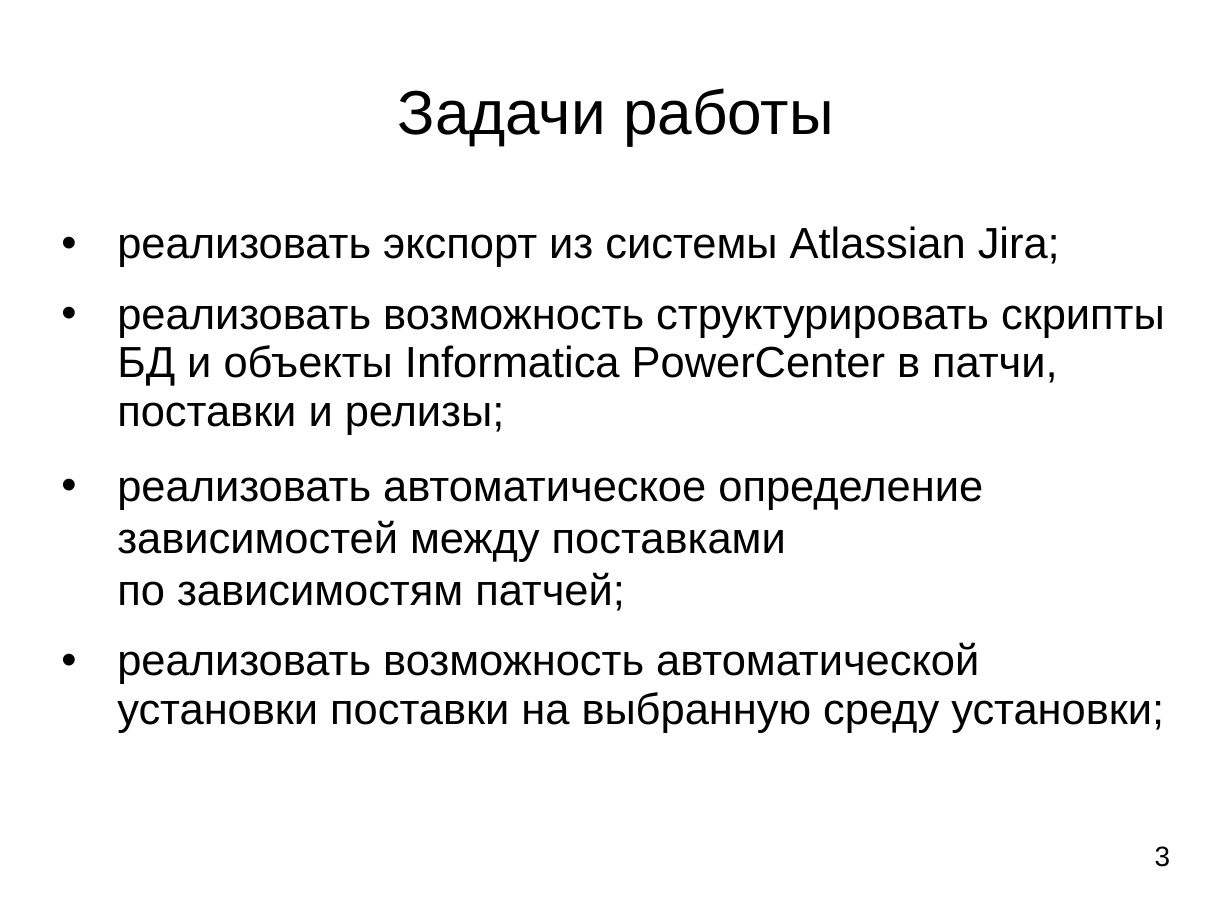
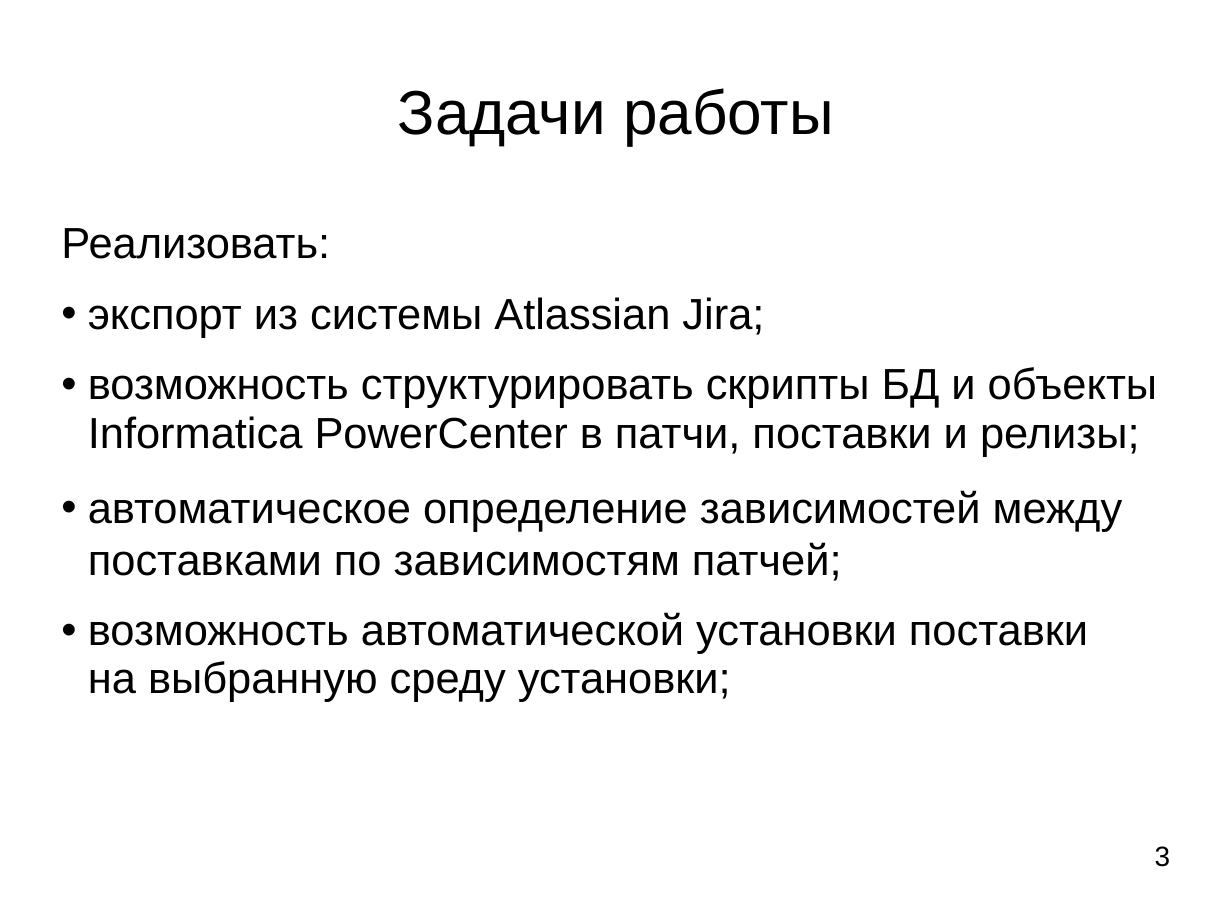
Before and after one commit to ledenevdmitry/CoreApp, a slide deck: slide 4 of LedenevDiplom.ppt (slide 3 before the commit). Drawn at 1232x924 pixels with LibreOffice and Linux fonts; fonts in the diff are those of the drawing. Boxes give left, top, right and bottom in pixels: in the first picture for what was removed or moved away, otherwise in the second. Text is boxed around its words. In the diff, an @@ line names an element or a change of style, - is before the commit and + after.

```diff
--- a/LedenevDiplom.ppt
+++ b/LedenevDiplom.ppt
@@ text at [61,228,1157,702]: text changed @@
-• реализовать экспорт из системы Atlassian Jira;
-• реализовать возможность структурировать скрипты БД и объекты Informatica PowerCenter в патчи, поставки и релизы;
-• реализовать автоматическое определение зависимостей между поставками по зависимостям патчей;
-• реализовать возможность автоматической установки поставки на выбранную среду установки;
+Реализовать:
+• экспорт из системы Atlassian Jira;
+• возможность структурировать скрипты БД и объекты Informatica PowerCenter в патчи, поставки и релизы;
+• автоматическое определение зависимостей между поставками по зависимостям патчей;
+• возможность автоматической установки поставки на выбранную среду установки;
```
Also in this commit, not shown: 4 other slides changed, 3 slides added, 2 other files.
